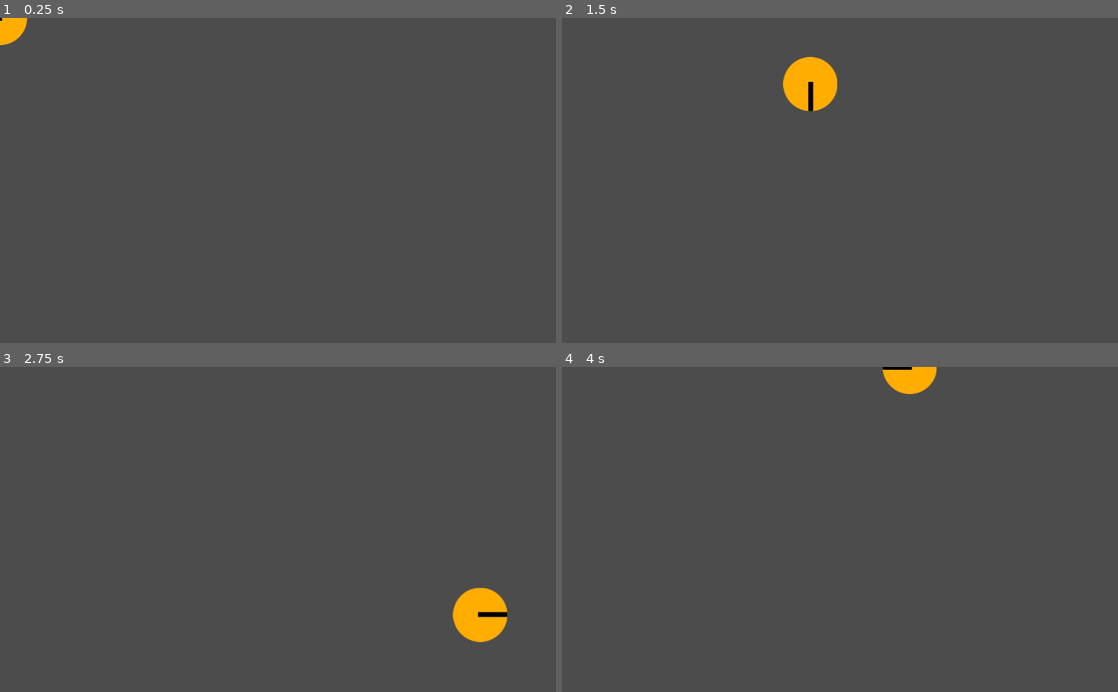
Above: before the commit, frames 1-4 (two rows, left to right).
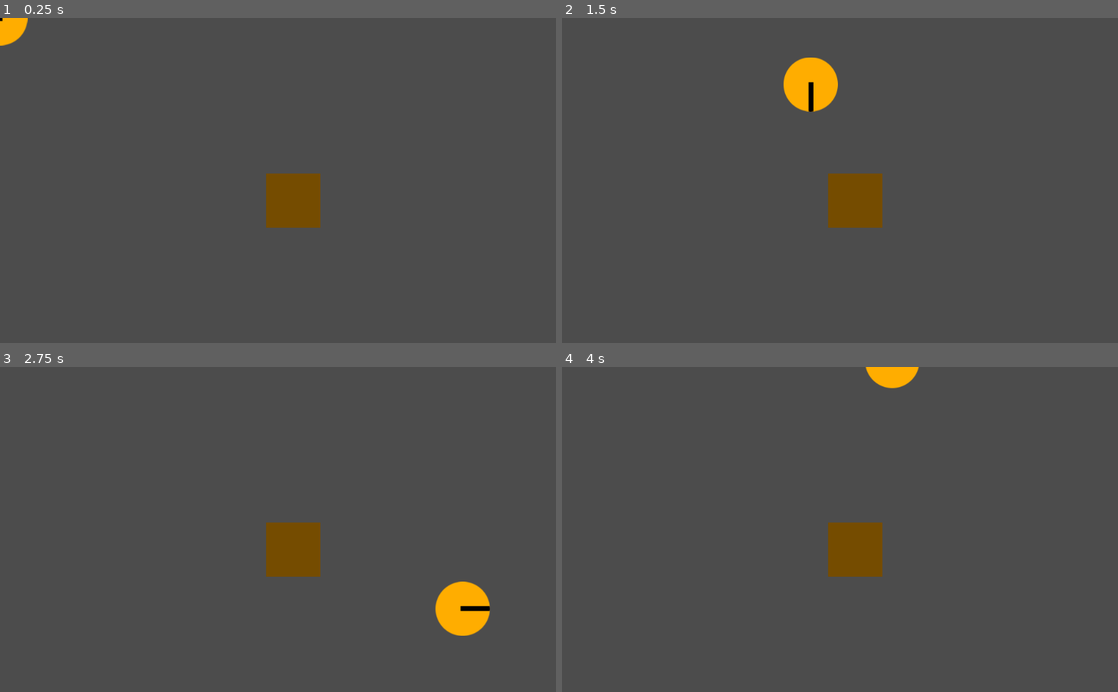
Above: after the commit, the same moments.

Repository: Charidan/Kleptochron
Game: Godot game, scene res://scenes/CollisionTest.tscn
The game is run twice, just before and just after one commit, with the same random seed, the same clock (stepped at 60 frames per second) and the same inputs. Before the commit the project starts from res://scenes/Character.tscn.
Inputs:
- Up to frame 1 (0.25 s): no input
- Up to frame 2 (1.5 s): tap Enter at 0.5 s; hold Right (ui_right) 0.53-1.28 s; hold Down (ui_down) from 1.28 s (still down)
- Up to frame 3 (2.75 s): release Down (ui_down) at 2.03 s; hold Right (ui_right) from 2.03 s (still down)
- Up to frame 4 (4 s): release Right (ui_right) at 2.78 s; hold Up (ui_up) 2.78-3.53 s; hold Left (ui_left) from 3.53 s (still down)

The runs differ from the first frame. In frame 1, 1.7% of the frame differs, in the area x 0-58%, y 0-65%; in frame 2, 1.7%; in frame 3, 2.9%, in the area x 47-92%, y 47-85%; in frame 4, 2.2%.

Commit message:
Made main scene the collision test.

Diff:
--- a/project.godot
+++ b/project.godot
@@ -11,7 +11,7 @@
 [application]
 
 config/name="Kleptochron"
-run/main_scene="res://scenes/Character.tscn"
+run/main_scene="res://scenes/CollisionTest.tscn"
 config/icon="res://icon.png"
 
 [rendering]
